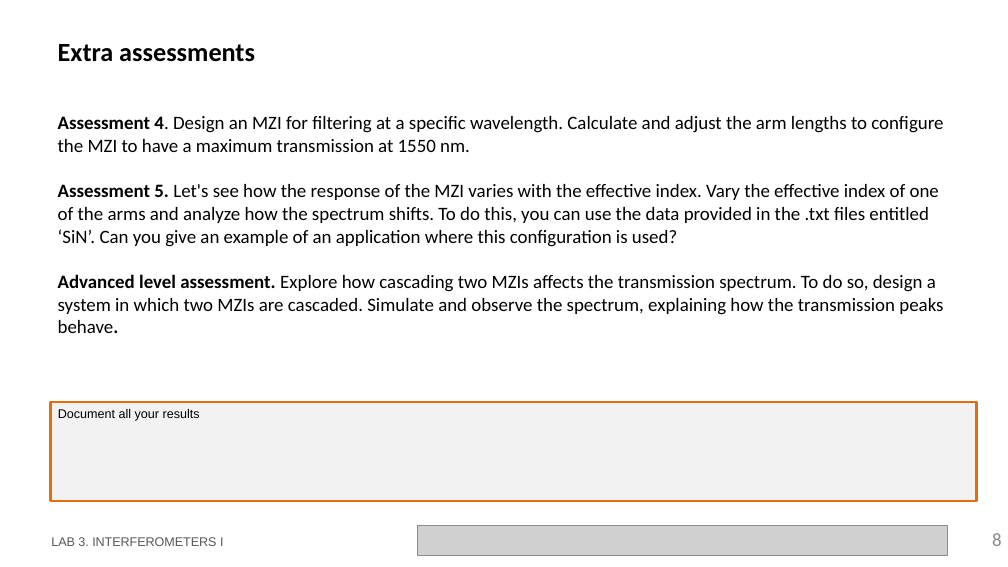
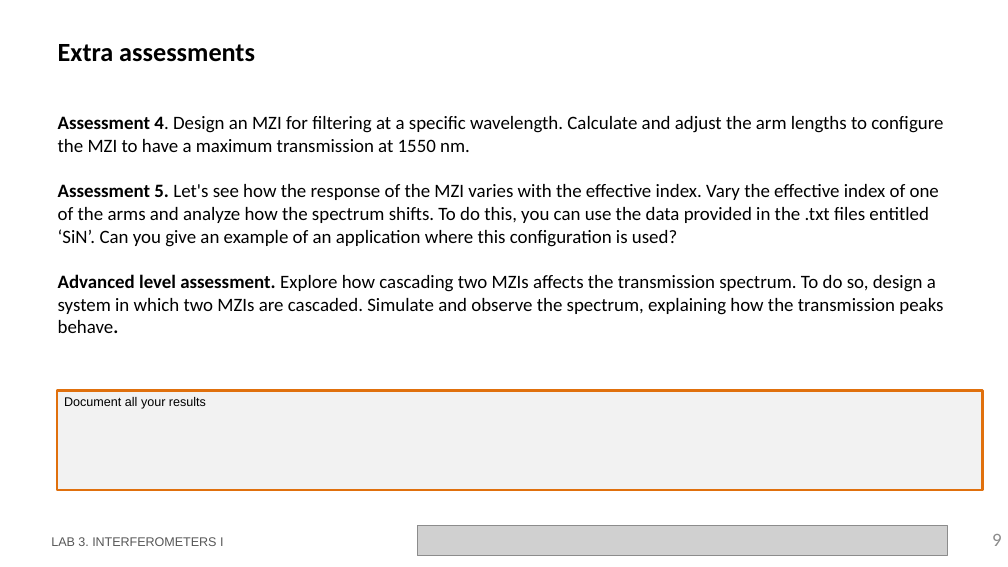
Before and after one commit to nmargar4/pic-upv-lab3-new, a slide deck: slide 9 of LabBook_3.pptx (slide 8 before the commit). Drawn at 1008x567 pixels with LibreOffice and Linux fonts; fonts in the diff are those of the drawing; grey boxes stand for pictures; background and template pictures are left out. Boxes give left, top, right and bottom in pixels: in the first picture for what was removed or moved away, otherwise in the second. Text is boxed around its words. In the diff, an @@ line names an element or a change of style, - is before the commit and + after.

```diff
--- a/LabBook_3.pptx
+++ b/LabBook_3.pptx
@@ rectangle "Document all your results" moved from (x1=51, y1=402, x2=977, y2=501) to (x1=57, y1=391, x2=983, y2=490) @@
@@ page number at (x1=992, y1=534, x2=1002, y2=546): text changed @@
-8
+9
```
Also in this commit, not shown: 4 other slides changed, 5 slides added, 2 slides removed, 1 other file.
